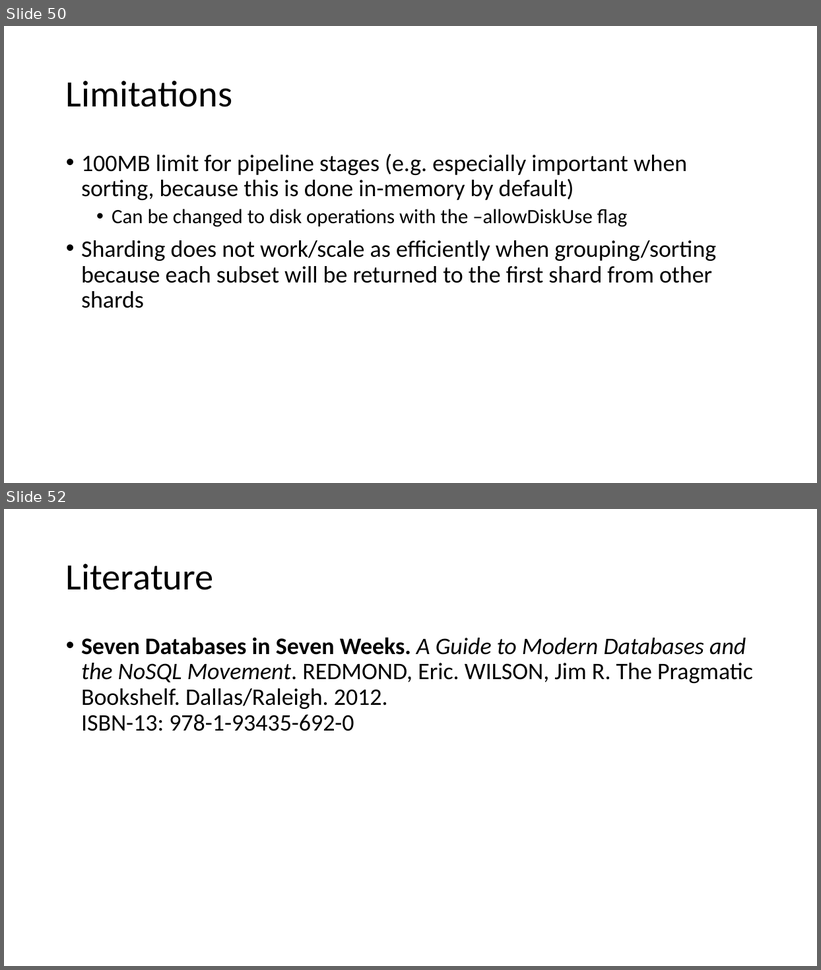
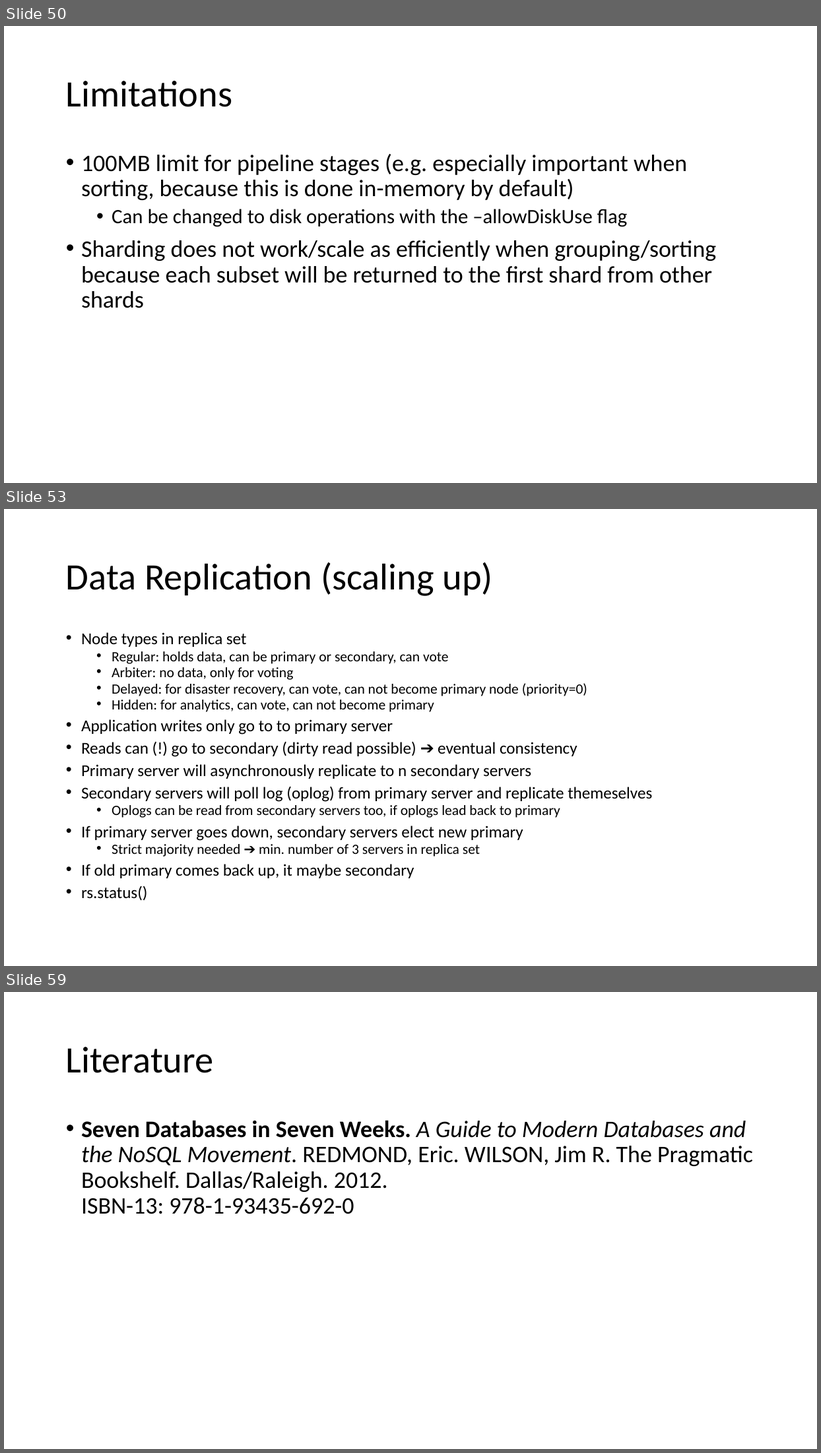
Before and after one commit to tiefenauer/m101j, a slide deck: m101j.pptx. Shown one above the other, each under a label of ours: slides 50 and 52 before the commit, slides 50, 53 and 59 after it; the slides between them are not shown. The pictures are 821x970 and 821x1453 pixels, drawn with LibreOffice and Linux fonts; fonts in the diff are those of the drawing. Boxes give left, top, right and bottom in pixels: in the first picture for what was removed or moved away, otherwise in the second. Text is boxed around its words. In the diff, an @@ line names an element or a change of style, - is before the commit and + after.

Commit message:
updating presentation

```diff
--- a/m101j.pptx
+++ b/m101j.pptx
@@ slide 53 added at [4,509,817,966], background #FFFFFF @@
@@ title added at [66,562,493,596], 44 pt, text #000000 @@
+Data Replication (scaling up)
@@ text added at [81,632,652,901], 19.6 pt, text #000000 @@
+• Node types in replica set
+  • Regular: holds data, can be primary or secondary, can vote
+  • Arbiter: no data, only for voting
+  • Delayed: for disaster recovery, can vote, can not become primary node (priority=0)
+  • Hidden: for analytics, can vote, can not become primary
+• Application writes only go to to primary server
+• Reads can (!) go to secondary (dirty read possible) ➔ eventual consistency
+• Primary server will asynchronously replicate to n secondary servers
+• Secondary servers will poll log (oplog) from primary server and replicate themeselves
+  • Oplogs can be read from secondary servers too, if oplogs lead back to primary
+• If primary server goes down, secondary servers elect new primary
+  • Strict majority needed ➔ min. number of 3 servers in replica set
+• If old primary comes back up, it maybe secondary
+• rs.status()
@@ what was slide 52 is now slide 59 @@
```
Also in this commit, not shown: 6 other slides added.
